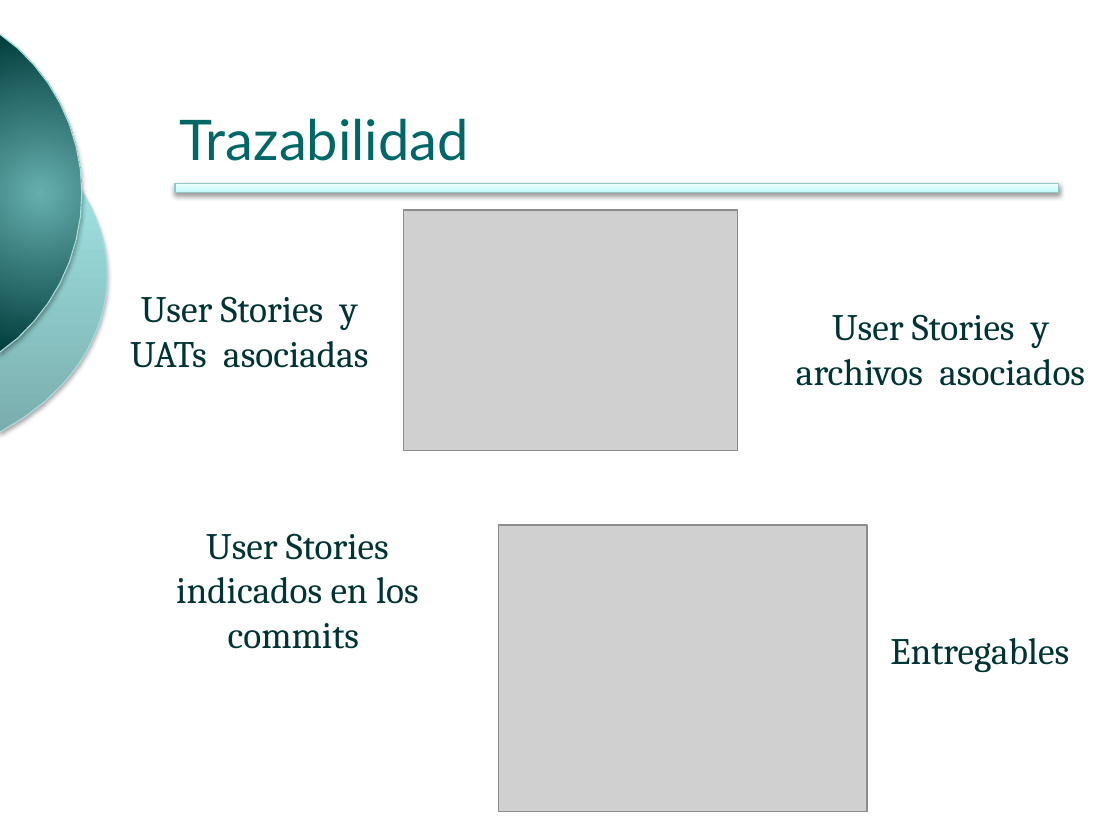
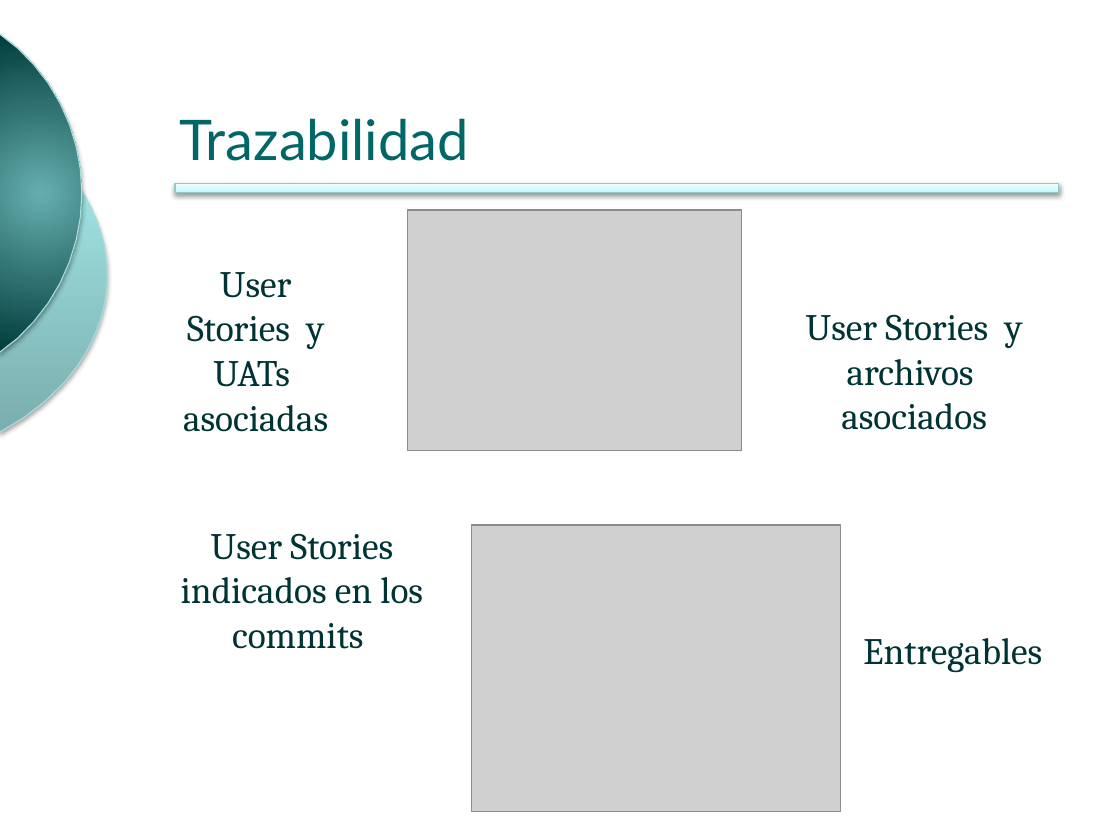
Before and after one commit to ingevy/taller-desarrollo-proyectos-ii-2do-2010, a slide deck: slide 14 of presentations/presentacionFinal.pptx. Drawn at 1120x840 pixels with LibreOffice and Linux fonts; fonts in the diff are those of the drawing; grey boxes stand for pictures; background and template pictures are left out. Boxes give left, top, right and bottom in pixels: in the first picture for what was removed or moved away, otherwise in the second. Text is boxed around its words. In the diff, an @@ line names an element or a change of style, - is before the commit and + after.

```diff
--- a/presentations/presentacionFinal.pptx
+++ b/presentations/presentacionFinal.pptx
@@ picture: place and size @@
-picture at [403, 209, 737, 450]
+picture at [408, 209, 741, 450]
@@ text "User Stories y" rewrapped from [130, 296, 368, 368] to [183, 272, 328, 432] @@
@@ text "User Stories y" rewrapped from [796, 314, 1085, 386] to [806, 314, 1023, 430] @@
@@ text "User Stories indicados en los ...": place and size @@
-text "User Stories indicados en los ..." at [176, 533, 419, 649]
+text "User Stories indicados en los ..." at [181, 533, 423, 649]
@@ picture: place and size @@
-picture at [498, 525, 867, 812]
+picture at [472, 525, 840, 812]
@@ text "Entregables": place and size @@
-text "Entregables" at [890, 638, 1069, 673]
+text "Entregables" at [863, 638, 1042, 673]
```
Also in this commit, not shown: 9 other slides changed.
